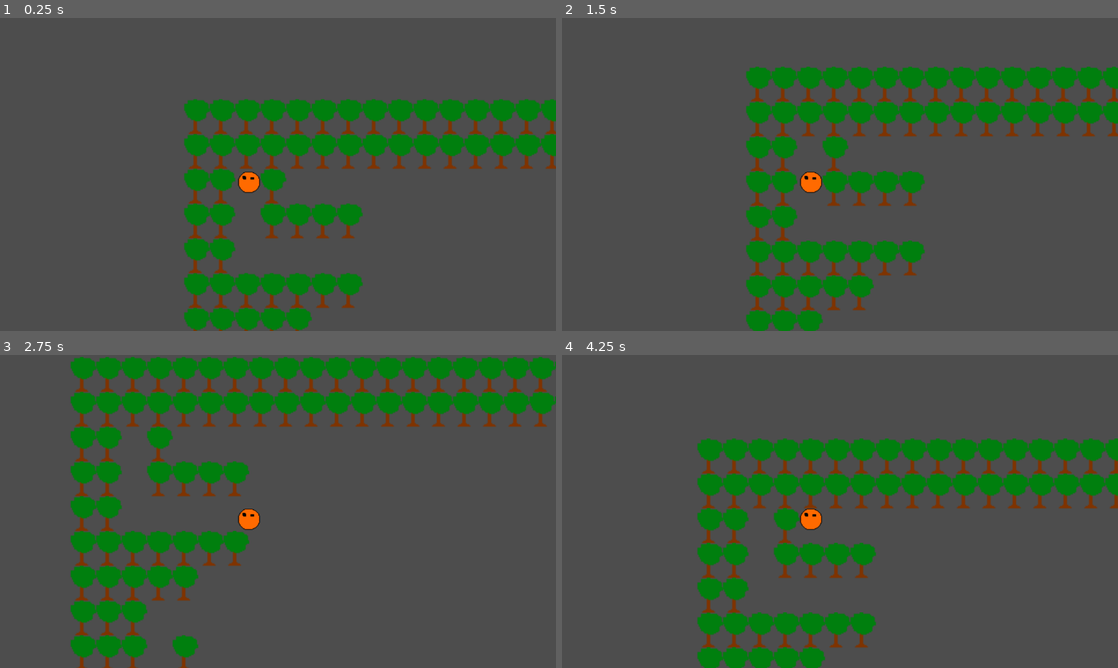
Above: before the commit, frames 1-4 (two rows, left to right).
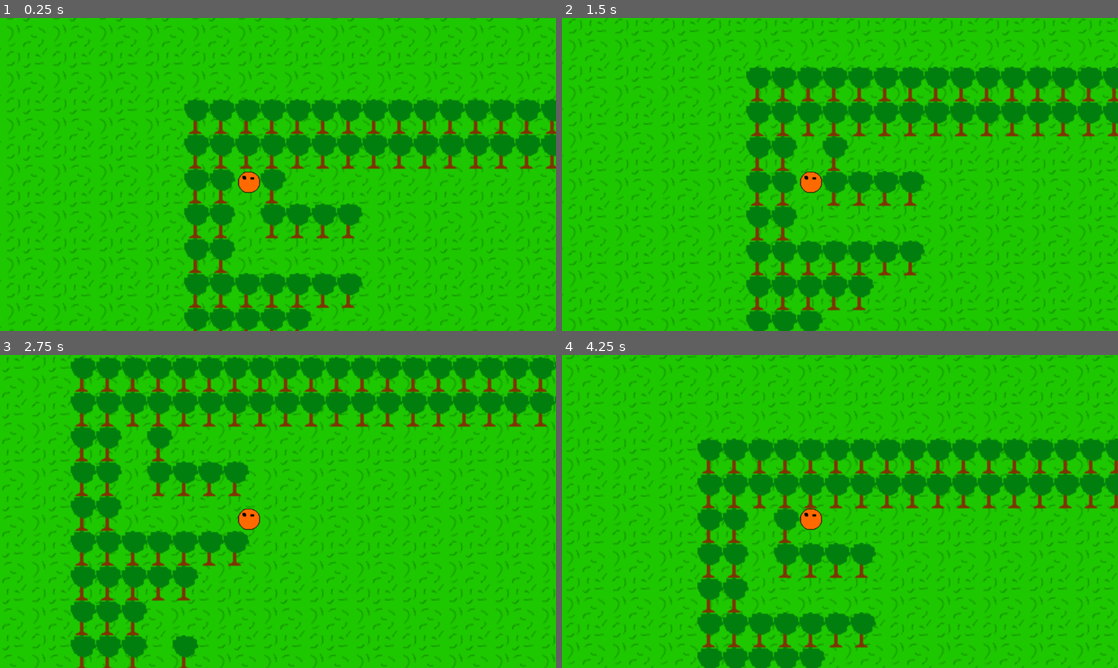
Above: after the commit, the same moments.

Repository: YCaTGameRT/SABox_World
Game: Godot game, scene res://sceneI.tscn
Two runs of this game, one before a commit and one after it. Both use one fixed random seed, a clock stepped at 60 frames per second and the inputs below.
Inputs:
- Up to frame 1 (0.25 s): no input
- Up to frame 2 (1.5 s): tap Enter at 0.5 s; hold D (movement_right) 0.53-1.28 s; tap Space at 1.25 s; hold S (movement_down) from 1.28 s (still down)
- Up to frame 3 (2.75 s): release S (movement_down) at 2.03 s; hold D (movement_right) from 2.03 s (still down)
- Up to frame 4 (4.25 s): release D (movement_right) at 2.78 s; hold W (movement_up) 2.78-3.53 s; hold A (movement_left) from 3.53 s (still down)

The runs differ from the first frame. In frame 1, 87% of the frame differs, in the area x 0-100%, y 0-100%; in frame 2, 86%; in frame 3, 83%; in frame 4, 86%.

Commit message:
added background

Diff:
--- a/sceneI.tscn
+++ b/sceneI.tscn
@@ -1,10 +1,11 @@
-[gd_scene load_steps=7 format=3 uid="uid://dl6ve4yp1x0xj"]
+[gd_scene load_steps=8 format=3 uid="uid://dl6ve4yp1x0xj"]
 
 [ext_resource type="Script" path="res://Scripts/BOXMan_control.gd" id="1_mraw2"]
 [ext_resource type="Texture2D" uid="uid://4112ruenf2hy" path="res://Sprites/BOXMan2.0.png" id="2_mkeex"]
 [ext_resource type="PackedScene" uid="uid://7db52q5hgsxx" path="res://Saves/DUB.tscn" id="3_qwr6x"]
 [ext_resource type="PackedScene" uid="uid://dfhkdk1dveuxf" path="res://Saves/YEL.tscn" id="4_dd3sd"]
 [ext_resource type="PackedScene" uid="uid://cx7d1wdwq6li" path="res://Saves/NPC1.tscn" id="5_tfxpy"]
+[ext_resource type="Texture2D" uid="uid://82h8d1mxibhk" path="res://Sprites/grass.png" id="6_4thk3"]
 
 [sub_resource type="CircleShape2D" id="CircleShape2D_2bqej"]
 radius = 39.3847
@@ -1035,3 +1036,13 @@
 
 [node name="NPC1" parent="canvas" instance=ExtResource("5_tfxpy")]
 position = Vector2(-6, 240)
+
+[node name="background" type="Sprite2D" parent="."]
+
+[node name="Grass" type="Sprite2D" parent="."]
+z_index = -20
+texture_repeat = 2
+position = Vector2(598, 345)
+texture = ExtResource("6_4thk3")
+region_enabled = true
+region_rect = Rect2(0, 0, 2800, 2000)
Binary file added: Sprites/grass.png
Not shown, added: Sprites/grass.png.import
